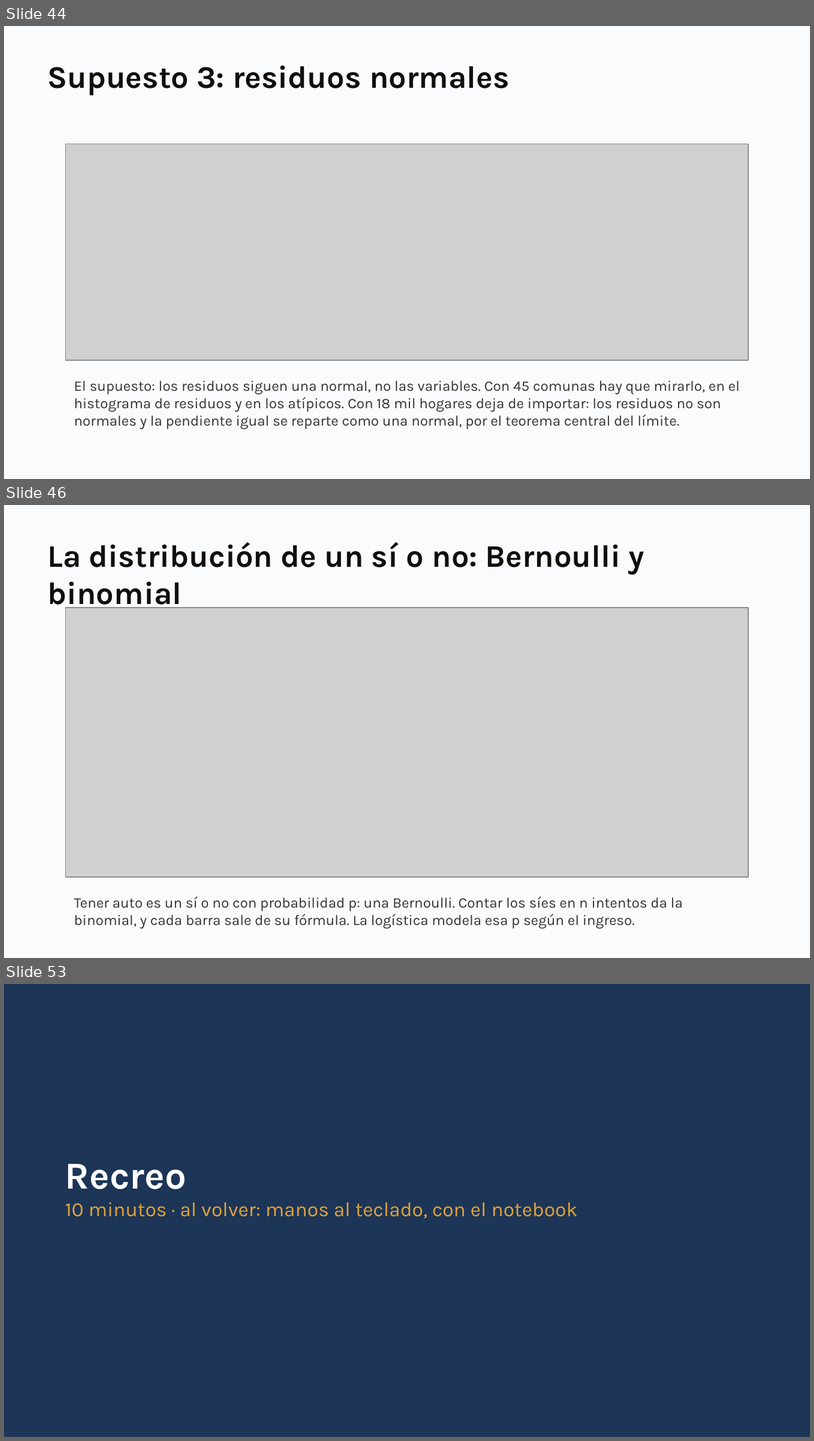
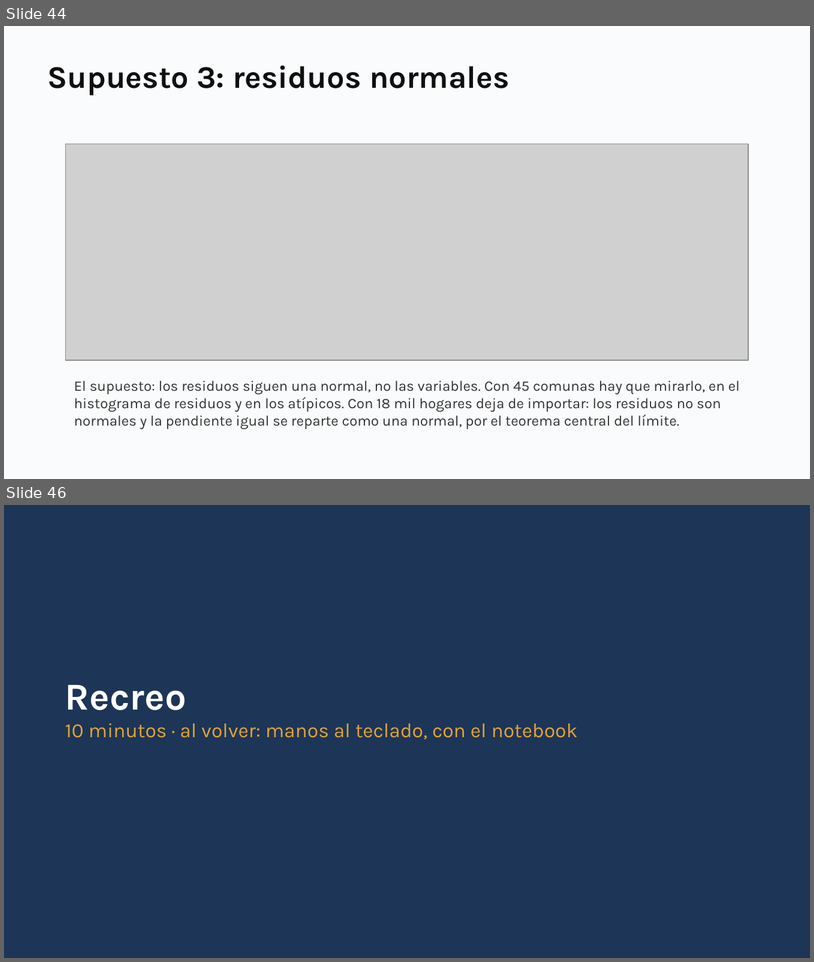
Before and after one commit to daniopitz/diplomado-cdd, a slide deck: presentaciones/clase05_probabilidad_inferencia.pptx. Shown one above the other, each under a label of ours: slides 44, 46 and 53 before the commit, slides 44 and 46 after it; the slides between them are not shown. The pictures are 814x1441 and 814x962 pixels, drawn with LibreOffice and Linux fonts; fonts in the diff are those of the drawing; grey boxes stand for pictures. Boxes give left, top, right and bottom in pixels: in the first picture for what was removed or moved away, otherwise in the second. Text is boxed around its words. In the diff, an @@ line names an element or a change of style, - is before the commit and + after.

```diff
--- a/presentaciones/clase05_probabilidad_inferencia.pptx
+++ b/presentaciones/clase05_probabilidad_inferencia.pptx
@@ slide 46 removed at [4,505,810,958], background #FFFFFF @@
@@ rectangle removed at [4,505,810,958] @@
@@ text removed at [47,542,645,612] @@
-La distribución de un sí o no: Bernoulli y binomial
@@ picture removed at [65,608,749,877] @@
@@ text removed at [74,896,683,929] @@
-Tener auto es un sí o no con probabilidad p: una Bernoulli. Contar los síes en n intentos da la binomial, y cada barra sale de su fórmula. La logística modela esa p según el ingreso.
@@ what was slide 53 is now slide 46 @@
```
Also in this commit, not shown: 3 slides changed, 6 other slides removed, 8 other files.
